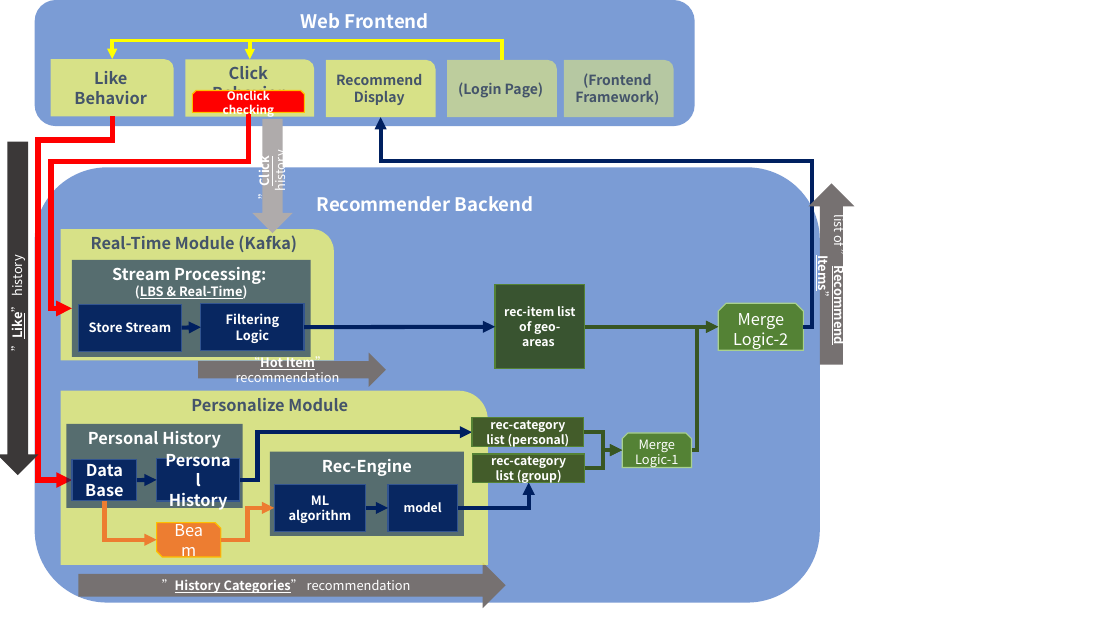
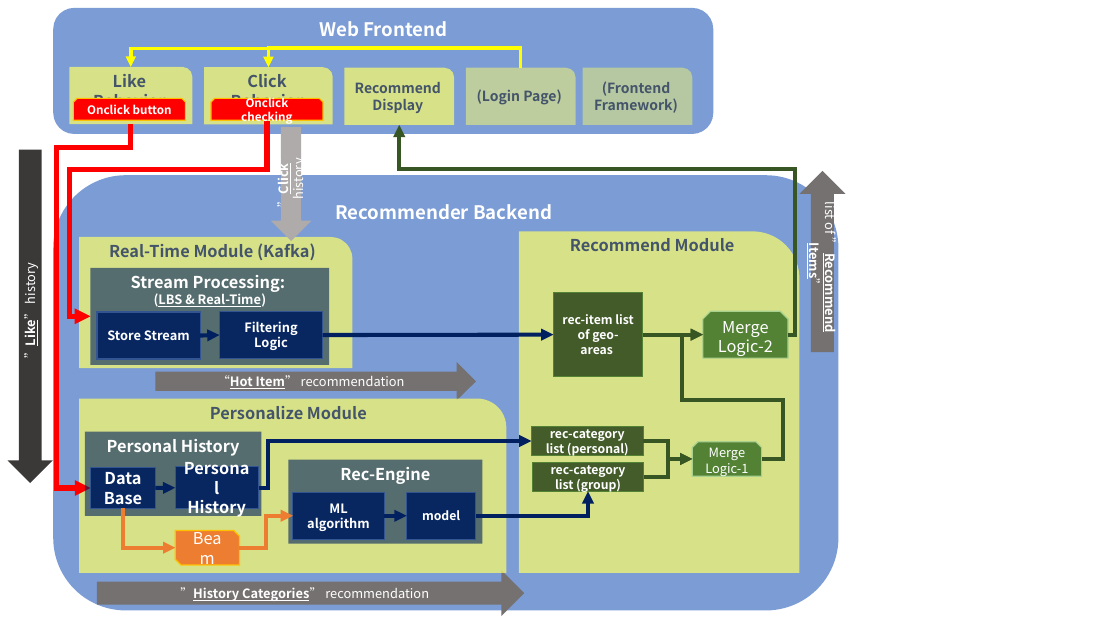
Before and after one commit to ziangqin-stu/ItemRec, a slide deck: slide 1 of pic/系统设计简图.pptx. Drawn at 1120x630 pixels with LibreOffice and Linux fonts; fonts in the diff are those of the drawing. Boxes give left, top, right and bottom in pixels: in the first picture for what was removed or moved away, otherwise in the second. Text is boxed around its words. In the diff, an @@ line names an element or a change of style, - is before the commit and + after.

```diff
--- a/pic/系统设计简图.pptx
+++ b/pic/系统设计简图.pptx
@@ round rect "Like Behavior" at <box>69,67,192,124</box>: vertical alignment middle to top @@
@@ snip same rect added at <box>73,98,185,120</box>, fill #FF0000, outline #FFC000 1 pt, 10 pt, text #FFFFFF, bold @@
+Onclick button
@@ elbow arrow moved from (803, 327) - (381, 117) to (788, 334) - (399, 125) @@
@@ elbow arrow (788, 334) - (399, 125): stroke #002060 3.5 pt to #385723 3.5 pt @@
@@ down arrow "”Like” history": place and size @@
-down arrow "”Like” history" at <box>0,142,39,476</box>
+down arrow "”Like” history" at <box>8,150,53,483</box>
@@ down arrow "list of ” Recommend Items”": place and size @@
-down arrow "list of ” Recommend Items”" at <box>808,183,854,365</box>
+down arrow "list of ” Recommend Items”" at <box>800,171,846,352</box>
@@ round rect added at <box>519,232,800,573</box>, fill #FFFF66 at 70% opacity, 14 pt, text #44546A, bold @@
+Recommend Module
@@ rectangle "rec-item list of geo-areas": place and size @@
-rectangle "rec-item list of geo-areas" at <box>495,285,585,369</box>
+rectangle "rec-item list of geo-areas" at <box>554,292,644,376</box>
@@ snip same rect "Merge Logic-2": place and size @@
-snip same rect "Merge Logic-2" at <box>718,303,803,350</box>
+snip same rect "Merge Logic-2" at <box>703,311,788,358</box>
@@ arrow moved from (304, 327) - (495, 327) to (323, 335) - (554, 334) @@
@@ arrow moved from (585, 327) - (718, 327) to (643, 334) - (703, 334) @@
@@ elbow arrow moved from (691, 450) - (718, 327) to (762, 459) - (703, 334) @@
@@ down arrow "“Hot Item” recommendation": place and size @@
-down arrow "“Hot Item” recommendation" at <box>198,352,386,387</box>
+down arrow "“Hot Item” recommendation" at <box>155,362,476,401</box>
@@ elbow arrow moved from (239, 480) - (472, 433) to (258, 488) - (532, 441) @@
@@ rectangle "rec-category list (personal)": place and size @@
-rectangle "rec-category list (personal)" at <box>472,418,584,447</box>
+rectangle "rec-category list (personal)" at <box>532,427,644,455</box>
@@ elbow arrow moved from (584, 433) - (623, 450) to (644, 441) - (692, 459) @@
@@ snip same rect "Merge Logic-1": place and size @@
-snip same rect "Merge Logic-1" at <box>623,433,692,467</box>
+snip same rect "Merge Logic-1" at <box>692,442,762,476</box>
@@ rectangle "rec-category list (group)": place and size @@
-rectangle "rec-category list (group)" at <box>473,454,585,482</box>
+rectangle "rec-category list (group)" at <box>533,463,644,492</box>
@@ elbow arrow moved from (585, 469) - (623, 450) to (644, 477) - (692, 459) @@
@@ 2 round rects, 2 rectangles, 2 elbow arrows, 1 snip same rect, 1 snip diag rect: place and size @@
-2 round rects, 2 rectangles, 2 elbow arrows, 1 snip same rect, 1 snip diag rect at <box>51,60,488,565</box>
+2 round rects, 2 rectangles, 2 elbow arrows, 1 snip same rect, 1 snip diag rect at <box>70,67,507,572</box>
@@ 7 rectangles, 5 round rects, 4 elbow arrows, 3 arrows, 2 rounded rectangles, 2 down arrows: place and size @@
-7 rectangles, 5 round rects, 4 elbow arrows, 3 arrows, 2 rounded rectangles, 2 down arrows at <box>34,0,820,608</box>
+7 rectangles, 5 round rects, 4 elbow arrows, 3 arrows, 2 rounded rectangles, 2 down arrows at <box>53,8,839,617</box>
@@ elbow arrow moved from (457, 508) - (528, 483) to (476, 516) - (588, 492) @@
```
Also in this commit, not shown: 1 other file.
